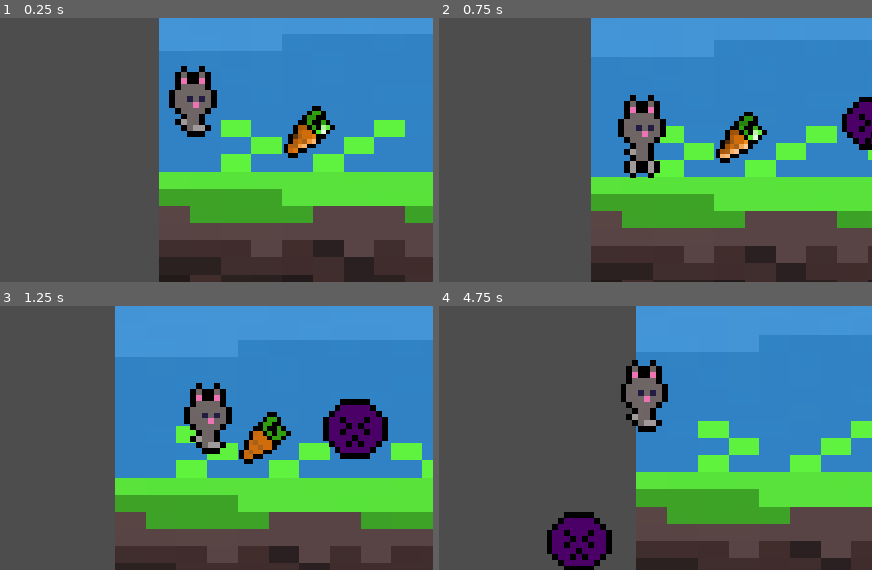
Above: before the commit, frames 1-4 (two rows, left to right).
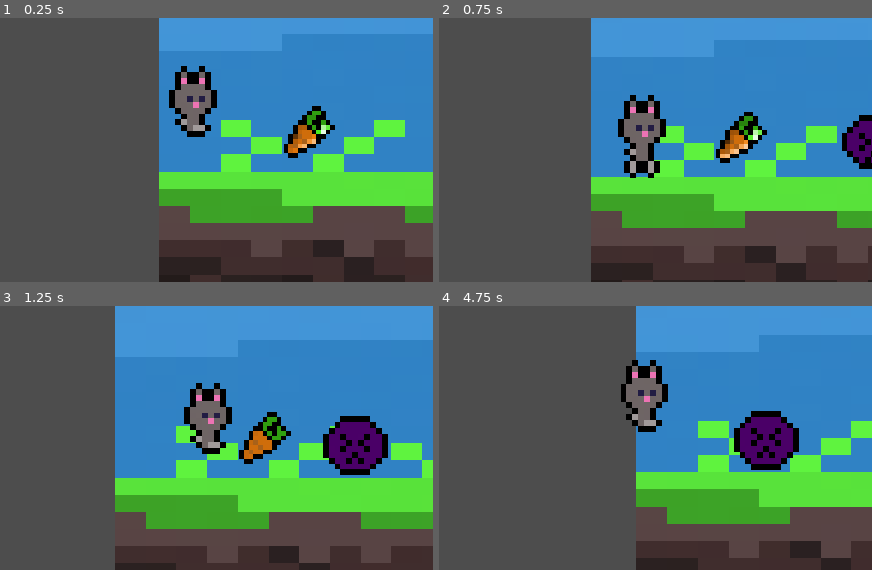
Above: after the commit, the same moments.

Repository: Snt8/hack-game
Game: Godot game, scene res://scenes/levels/test-world-scene.tscn
The game is run twice, just before and just after one commit, with the same random seed, the same clock (stepped at 60 frames per second) and the same inputs. This scene is started directly instead of the project's main scene.
Inputs:
- Up to frame 1 (0.25 s): no input
- Up to frame 2 (0.75 s): hold D (movement-right) from 0.53 s (still down)
- Up to frame 3 (1.25 s): keep holding D (movement-right)
- Up to frame 4 (4.75 s): release D (movement-right) at 2.03 s; hold A (movement-left) 2.03-4.28 s; hold D (movement-right) from 4.28 s (still down)

Frame 1 is identical in both runs. In frame 2, 1.3% of the frame differs, in the area x 93-100%, y 29-58%; in frame 3, 2.7%; in frame 4, 5.3%, in the area x 24-84%, y 39-100%.

Commit message:
fix(enemy): arreglar el error que producia que los enemigos cayeran
se arregla el bug mencionado, y mueve un poco mas al centro de la plataforma el enemigo

Diff:
--- a/scenes/characters/enemy.tscn
+++ b/scenes/characters/enemy.tscn
@@ -42,14 +42,12 @@
 sprite_frames = SubResource("SpriteFrames_vdb1d")
 frame_progress = 0.91475475
 
-[node name="RayCast2D" type="RayCast2D" parent="CharacterBody2D" unique_id=1652261408]
-target_position = Vector2(15, 20)
-
 [node name="CollisionShape2D2" type="CollisionShape2D" parent="CharacterBody2D" unique_id=1250612346]
 position = Vector2(-2, -4)
 shape = SubResource("CircleShape2D_vdb1d")
 
 [node name="EdgeDetector" type="RayCast2D" parent="CharacterBody2D" unique_id=1371243355]
+target_position = Vector2(0, 8)
 
 [node name="Area2D" type="Area2D" parent="CharacterBody2D" unique_id=274306244]
 collision_mask = 2
--- a/scenes/levels/mundo_uno.tscn
+++ b/scenes/levels/mundo_uno.tscn
@@ -972,5 +972,5 @@
 [node name="Enemy" parent="." unique_id=1901844328 instance=ExtResource("9_y37dg")]
 position = Vector2(113, 78)
 
-[node name="Enemy2" parent="." unique_id=222385146 instance=ExtResource("9_y37dg")]
-position = Vector2(229, 145)
+[node name="Enemy2" parent="." unique_id=1824477014 instance=ExtResource("9_y37dg")]
+position = Vector2(265, 131)
--- a/scripts/enemy/movement.gd
+++ b/scripts/enemy/movement.gd
@@ -2,32 +2,29 @@
 extends CharacterBody2D
 
 @export var speed: float = 100.0
-@export var acceleration: float = 800.0
-@export var jump_force: float = -200.0
+@export var edge_look_ahead: float = 8.0
 
 @onready var edge_detector: RayCast2D = $EdgeDetector
 @onready var animated_sprite: AnimatedSprite2D = $AnimatedSprite2D
 
 var gravity: float = ProjectSettings.get_setting("physics/2d/default_gravity")
-var direction = -1
+var direction: int = -1
+
+func _ready() -> void:
+	update_raycast_position()
+	animated_sprite.play("default")
 
 func _physics_process(delta: float) -> void:
 	if not is_on_floor():
 		velocity.y += gravity * delta
-	else:
-		velocity.y = jump_force
 
-	if is_on_wall():
-		direction *= -1
-		update_raycast_position()
-
-	if edge_detector.is_colliding() == false and is_on_floor():
+	if is_on_floor() and (is_on_wall() or not edge_detector.is_colliding()):
 		direction *= -1
 		update_raycast_position()
 
 	velocity.x = direction * speed
-	animated_sprite.play("default")
 	move_and_slide()
 
 func update_raycast_position() -> void:
-	edge_detector.position.x = abs(edge_detector.position.x) * direction
+	edge_detector.position.x = edge_look_ahead * direction
+	edge_detector.force_raycast_update()
